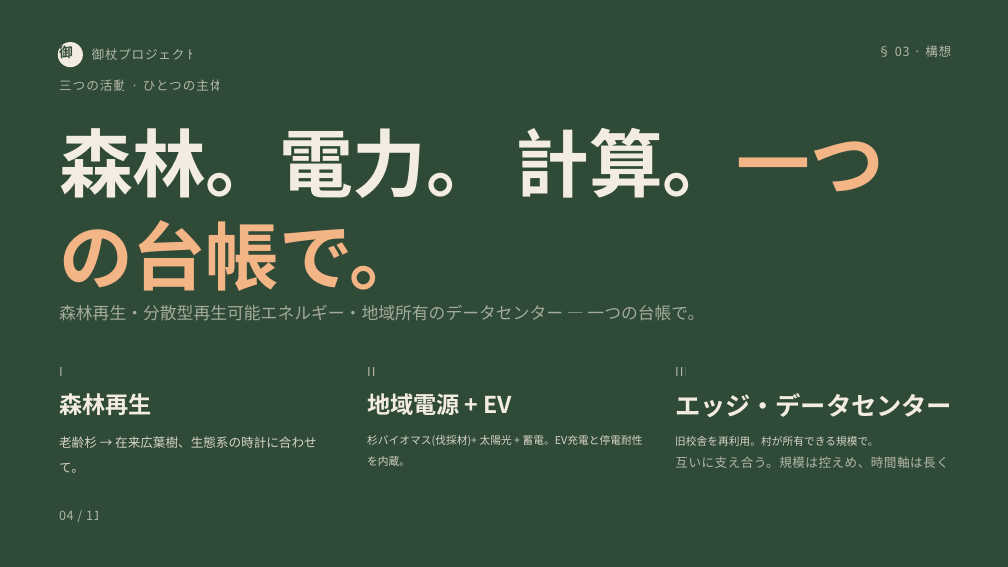
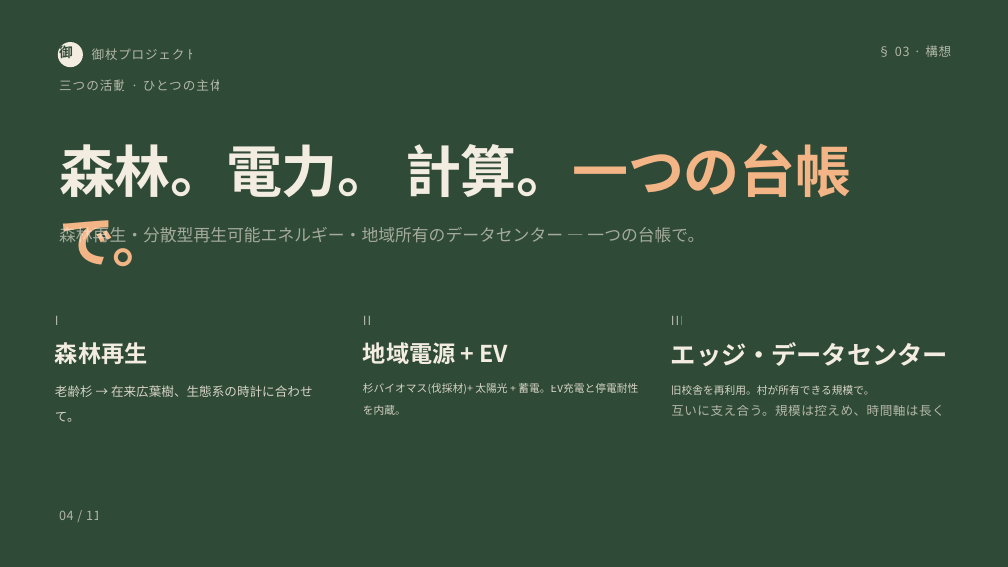
Before and after one commit to robouden/mitsue-ai-data-center, a slide deck: slide 4 of Mitsue Project Presentation - 日本語.pptx. Drawn at 1008x567 pixels with LibreOffice and Linux fonts; fonts in the diff are those of the drawing. Boxes give left, top, right and bottom in pixels: in the first picture for what was removed or moved away, otherwise in the second. Text is boxed around its words. In the diff, an @@ line names an element or a change of style, - is before the commit and + after.

```diff
--- a/Mitsue Project Presentation - 日本語.pptx
+++ b/Mitsue Project Presentation - 日本語.pptx
@@ text "森林。電力。 計算。一つの台帳で。": place and size @@
-text "森林。電力。 計算。一つの台帳で。" at bbox=[59, 128, 884, 291]
+text "森林。電力。 計算。一つの台帳で。" at bbox=[59, 143, 851, 267]
@@ text "森林。電力。 計算。一つの台帳で。" at bbox=[59, 143, 851, 267]: size 105.5 to 80 pt @@
@@ text "森林再生・分散型再生可能エネルギー・地域所有のデータセンター — 一つの台帳で。" rewrapped from bbox=[59, 305, 704, 321] to bbox=[59, 224, 704, 246] @@
@@ 10 texts: place and size @@
-10 texts at bbox=[59, 367, 961, 473]
+10 texts at bbox=[55, 316, 957, 422]
```
Also in this commit, not shown: 1 other slide changed, 8 other files.
